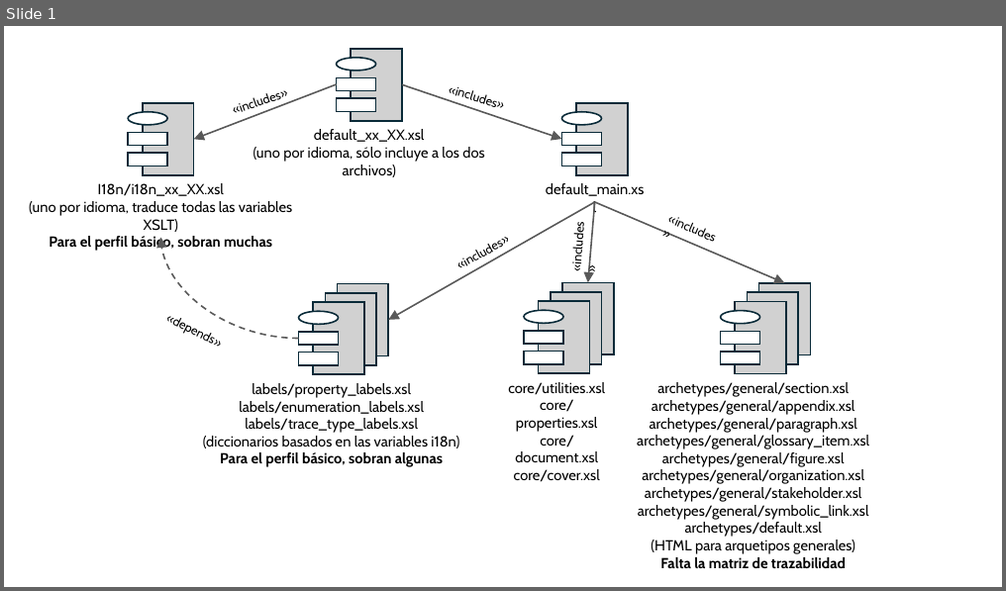
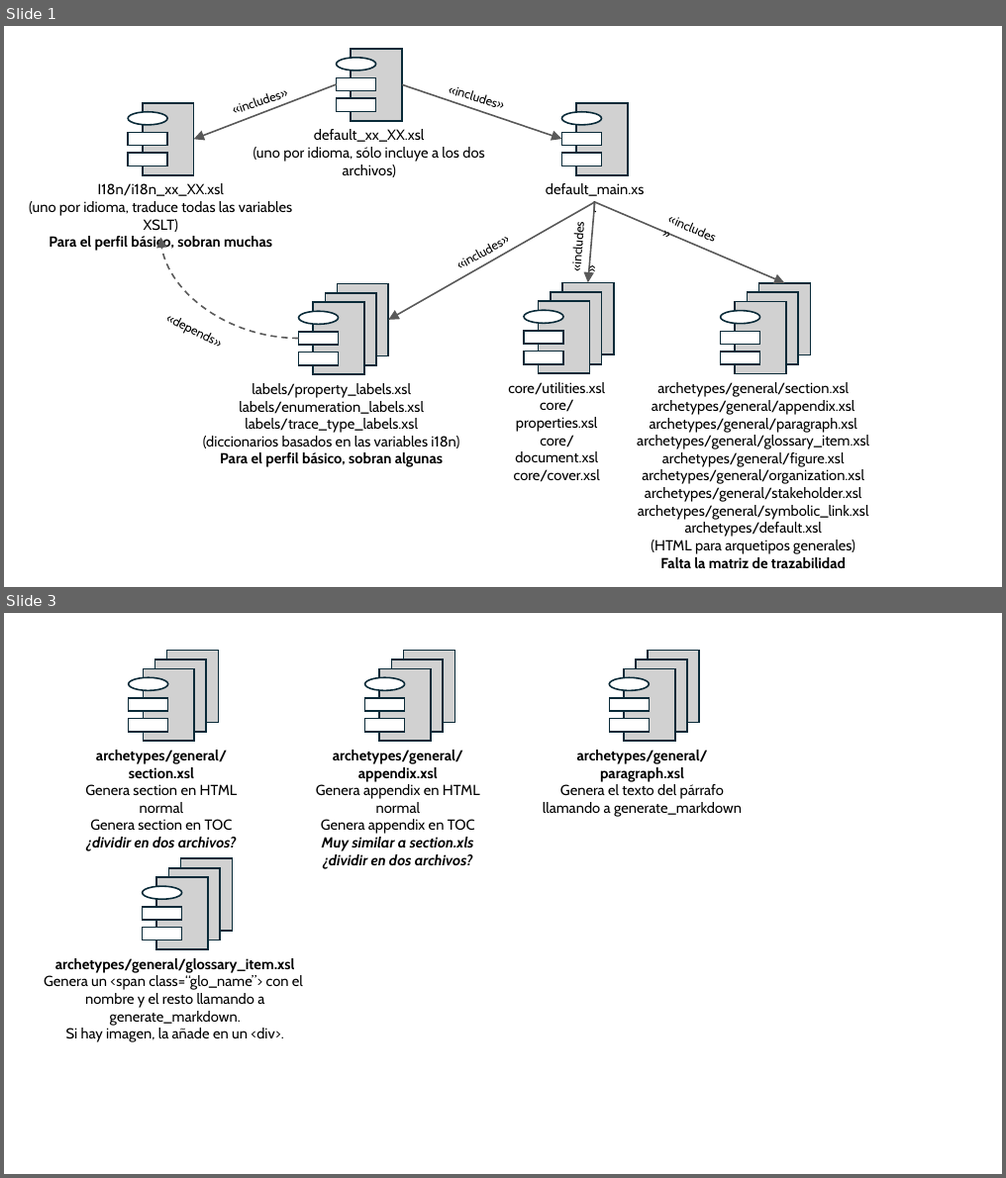
Before and after one commit to proteus-University-of-Seville/proteus-core, a slide deck: documentation/Refactorización XLST.pptx. Shown one above the other, each under a label of ours: slide 1 before the commit, slides 1 and 3 after it; the slides between them are not shown. The pictures are 1006x591 and 1006x1178 pixels, drawn with LibreOffice and Linux fonts; fonts in the diff are those of the drawing. Boxes give left, top, right and bottom in pixels: in the first picture for what was removed or moved away, otherwise in the second. Text is boxed around its words. In the diff, an @@ line names an element or a change of style, - is before the commit and + after.

```diff
--- a/documentation/Refactorización XLST.pptx
+++ b/documentation/Refactorización XLST.pptx
@@ slide 3 added at [4, 613, 1002, 1174], background #FFFFFF @@
@@ group added at [85, 650, 238, 852]: 5 rectangles, 1 ellipse, 1 text @@
+archetypes/general/section.xsl
+Genera section en HTML normal
+Genera section en TOC
+¿dividir en dos archivos?
@@ group added at [316, 650, 480, 869]: 5 rectangles, 1 ellipse, 1 text @@
+archetypes/general/appendix.xsl
+Genera appendix en HTML normal
+Genera appendix en TOC
+Muy similar a section.xls
+¿dividir en dos archivos?
@@ group added at [543, 651, 742, 817]: 5 rectangles, 1 ellipse, 1 text @@
+archetypes/general/paragraph.xsl
+Genera el texto del párrafo
+llamando a generate_markdown
@@ group added at [44, 859, 303, 1040]: 5 rectangles, 1 ellipse, 1 text @@
+archetypes/general/glossary_item.xsl
+Genera un <span class=“glo_name”> con el
+nombre y el resto llamando a generate_markdown.
+Si hay imagen, la añade en un <div>.
```
Also in this commit, not shown: 1 slide changed.
